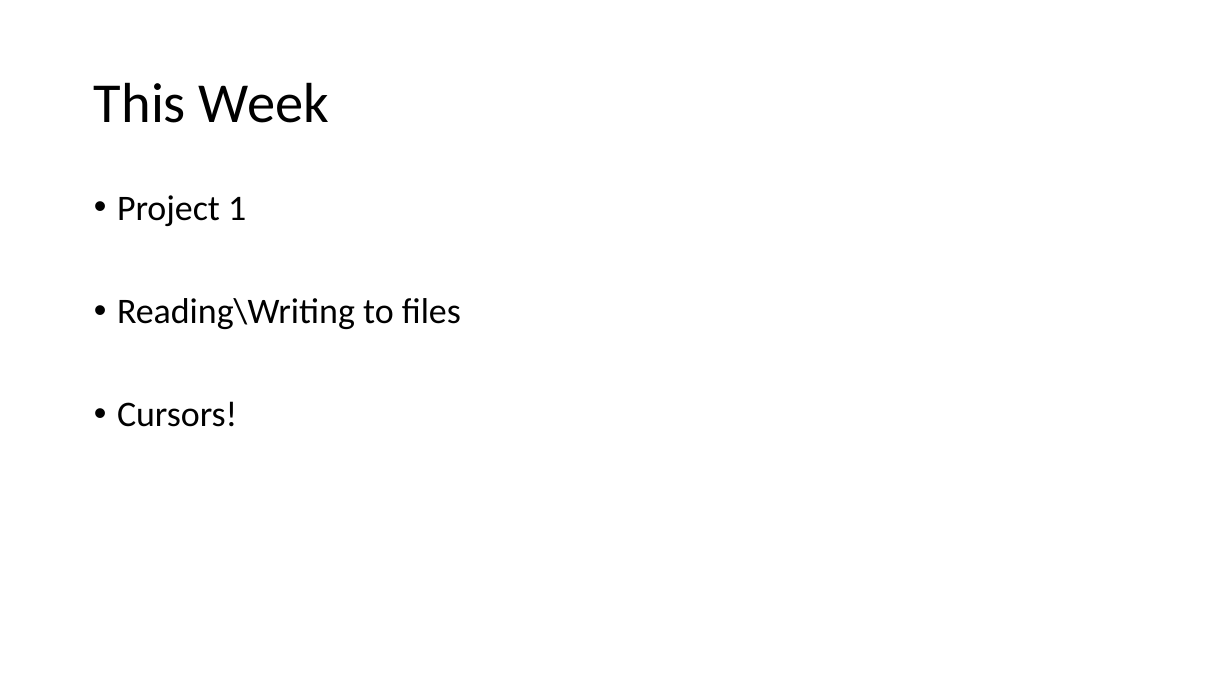
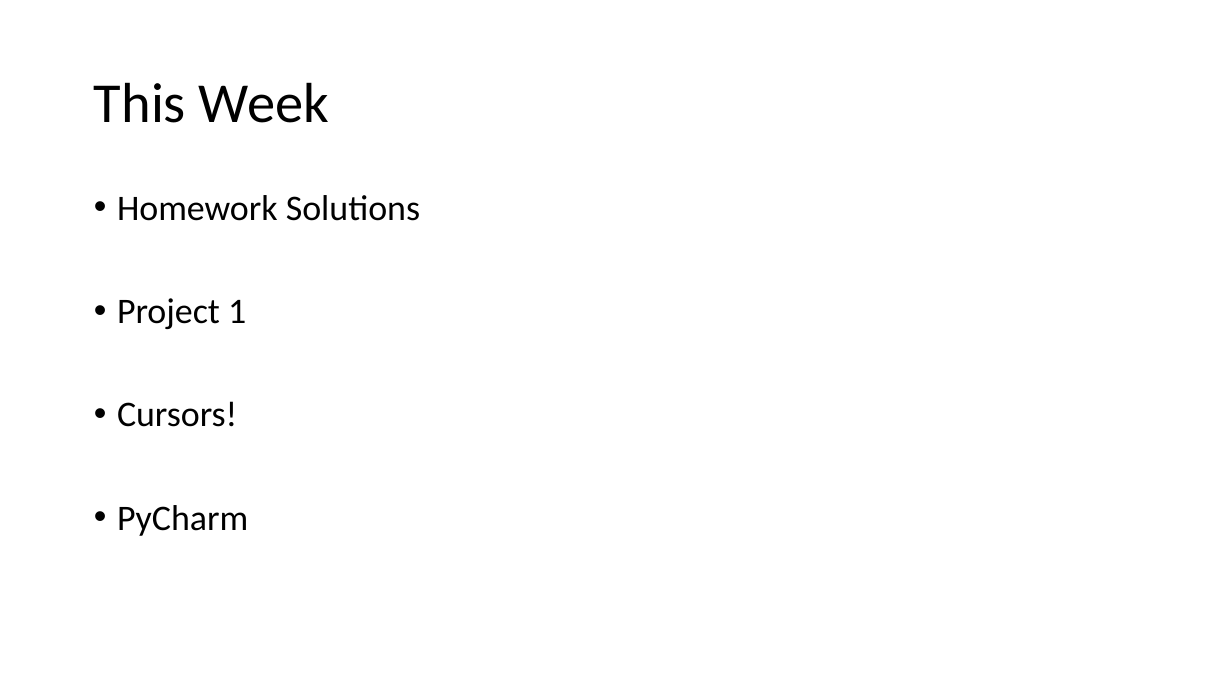
Before and after one commit to gbrunner/intro-prog-for-gis-rs, a slide deck: slide 1 of Week 4/Cursor_Lecture_Slides.pptx. Drawn at 1232x693 pixels with LibreOffice and Linux fonts; fonts in the diff are those of the drawing. Boxes give left, top, right and bottom in pixels: in the first picture for what was removed or moved away, otherwise in the second. Text is boxed around its words. In the diff, an @@ line names an element or a change of style, - is before the commit and + after.

```diff
--- a/Week 4/Cursor_Lecture_Slides.pptx
+++ b/Week 4/Cursor_Lecture_Slides.pptx
@@ text at (x1=117, y1=195, x2=420, y2=221): paragraph added @@
+• Homework Solutions
@@ text at (x1=117, y1=298, x2=461, y2=329): paragraph removed @@
-• Reading\Writing to files
@@ text at (x1=117, y1=505, x2=248, y2=536): paragraph added @@
+• PyCharm
```
Also in this commit, not shown: 1 slide removed, 17 other files.
